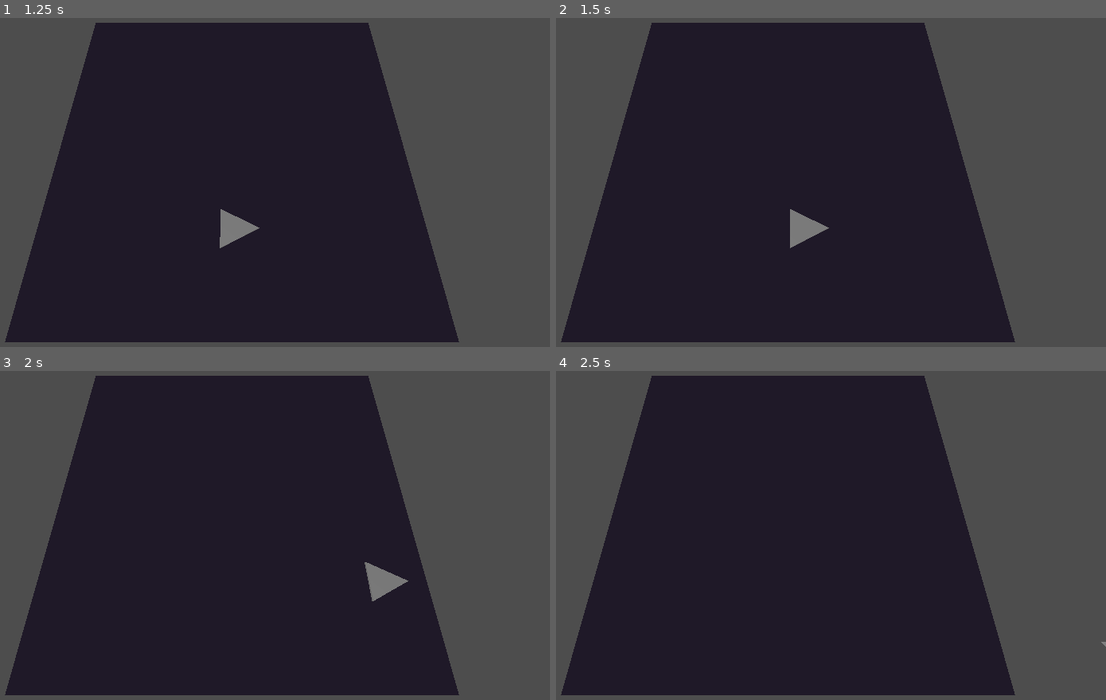
Above: before the commit, frames 1-4 (two rows, left to right).
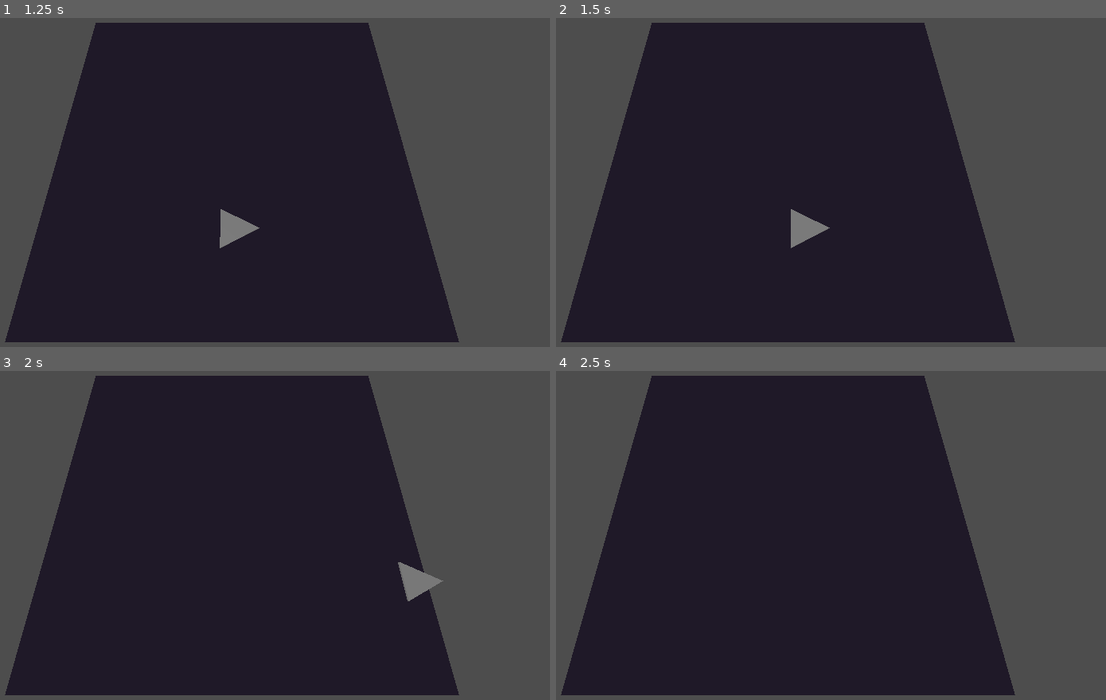
Above: after the commit, the same moments.

Repository: korinVR/TopDownShooterExample
Game: Godot game, scene res://main.tscn
The game is run twice, just before and just after one commit, with the same random seed, the same clock (stepped at 60 frames per second) and the same inputs.
Inputs:
- Up to frame 1 (1.25 s): click "Start" at 0.5 s
- Up to frame 2 (1.5 s): tap Enter at 1.25 s; hold Right (ui_right) from 1.28 s (still down)
- Up to frame 3 (2 s): keep holding Right (ui_right)
- Up to frame 4 (2.5 s): release Right (ui_right) at 2.03 s; hold Down (ui_down) from 2.03 s (still down)

Frame 1 is identical in both runs. In frame 2, less than 0.1% of the frame differs, in the area x 42-50%, y 58-70%; in frame 3, 0.9%, in the area x 66-81%, y 58-70%; in frame 4, less than 0.1%.

Commit message:
Fix player

Diff:
--- a/player.tscn
+++ b/player.tscn
@@ -2,24 +2,23 @@
 
 [ext_resource type="Script" path="res://Player.gd" id="1_gyrdp"]
 
-[sub_resource type="PrismMesh" id="PrismMesh_hhcf4"]
+[sub_resource type="PrismMesh" id="PrismMesh_g0486"]
 
-[sub_resource type="SphereShape3D" id="SphereShape3D_qo2to"]
+[sub_resource type="SphereShape3D" id="SphereShape3D_l5lya"]
 radius = 5.0
 
 [node name="Player" type="RigidBody3D"]
 axis_lock_linear_y = true
 mass = 10000.0
 lock_rotation = true
-linear_damp = 1.0
 script = ExtResource("1_gyrdp")
 
 [node name="Model" type="Node3D" parent="."]
 
 [node name="MeshInstance3D" type="MeshInstance3D" parent="Model"]
-transform = Transform3D(-4.37114e-07, 10, -4.37114e-08, -3.10588e-21, -4.37114e-07, -1, -10, -4.37114e-07, 5.4634e-15, 2, 0, 0)
-mesh = SubResource("PrismMesh_hhcf4")
+transform = Transform3D(-4.37114e-07, 10, -4.37114e-08, -4.23516e-21, -4.37114e-07, -1, -10, -4.37114e-07, 1.91069e-15, 2, 0, 0)
+mesh = SubResource("PrismMesh_g0486")
 skeleton = NodePath("../..")
 
 [node name="CollisionShape3D" type="CollisionShape3D" parent="."]
-shape = SubResource("SphereShape3D_qo2to")
+shape = SubResource("SphereShape3D_l5lya")
Not shown, added: export_presets.cfg
Not shown: 1 places in game.tscn that only renumber resources
